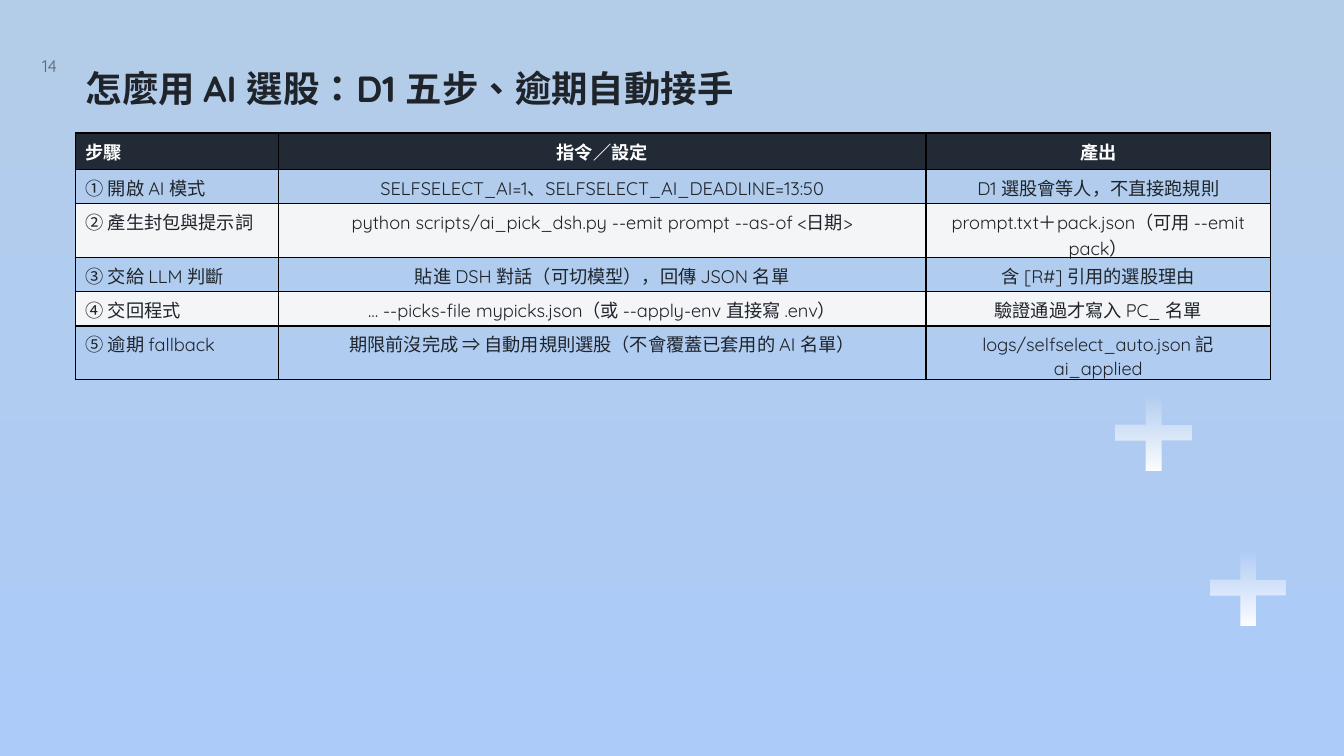
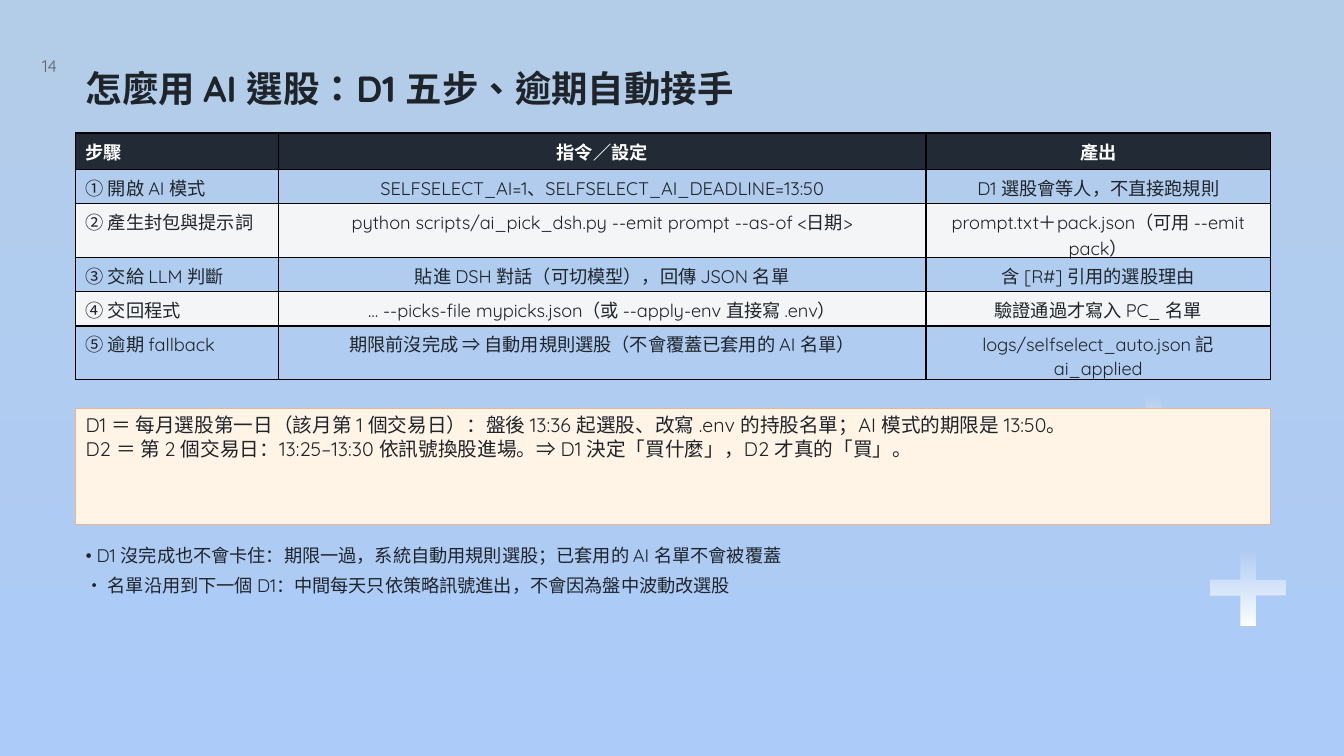
Before and after one commit to dinchentech/tw-selfselect, a slide deck: slide 14 of plans/ppt/TW-SELFSELECT台股買賣自動化系統-W7-講稿版.pptx. Drawn at 1344x756 pixels with LibreOffice and Linux fonts; fonts in the diff are those of the drawing; background and template pictures are left out. Boxes give left, top, right and bottom in pixels: in the first picture for what was removed or moved away, otherwise in the second. Text is boxed around its words. In the diff, an @@ line names an element or a change of style, - is before the commit and + after.

```diff
--- a/plans/ppt/TW-SELFSELECT台股買賣自動化系統-W7-講稿版.pptx
+++ b/plans/ppt/TW-SELFSELECT台股買賣自動化系統-W7-講稿版.pptx
@@ rectangle added at (76, 408, 1270, 524), fill #FFF4E5, outline #F0B48A 0.75 pt, 14 pt, text #1F242B @@
+D1 ＝ 每月選股第一日（該月第 1 個交易日）：盤後 13:36 起選股、改寫 .env 的持股名單；AI 模式的期限是 13:50。
+D2 ＝ 第 2 個交易日：13:25–13:30 依訊號換股進場。⇒ D1 決定「買什麼」，D2 才真的「買」。
@@ text added at (97, 546, 781, 594), 13 pt, text #1F242B @@
+• D1 沒完成也不會卡住：期限一過，系統自動用規則選股；已套用的 AI 名單不會被覆蓋
+• 名單沿用到下一個 D1：中間每天只依策略訊號進出，不會因為盤中波動改選股
```
Also in this commit, not shown: 4 other files.
